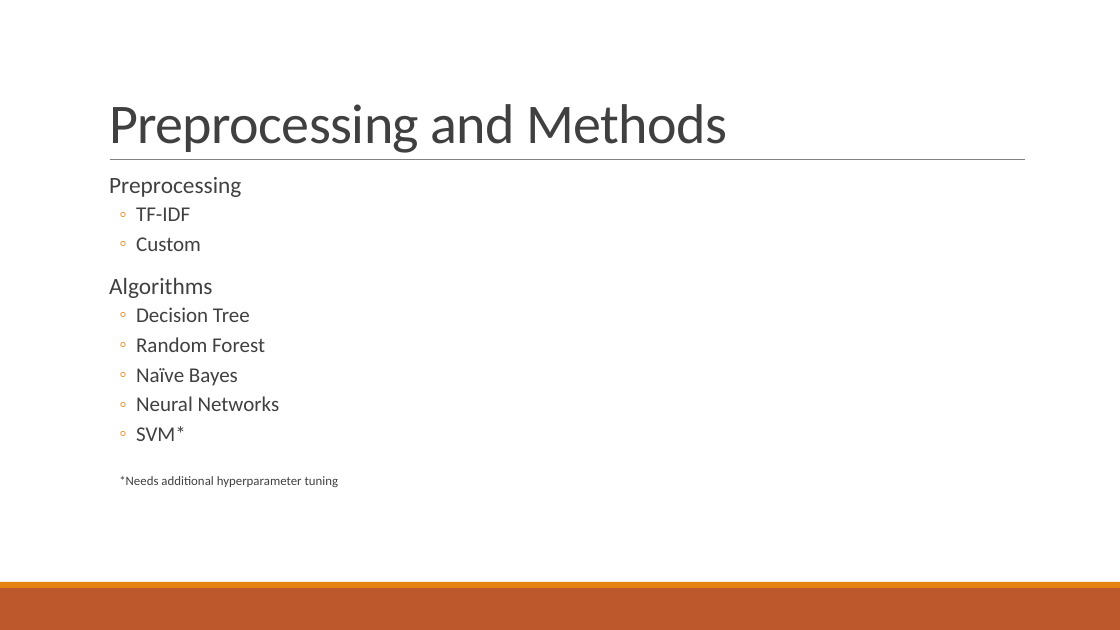
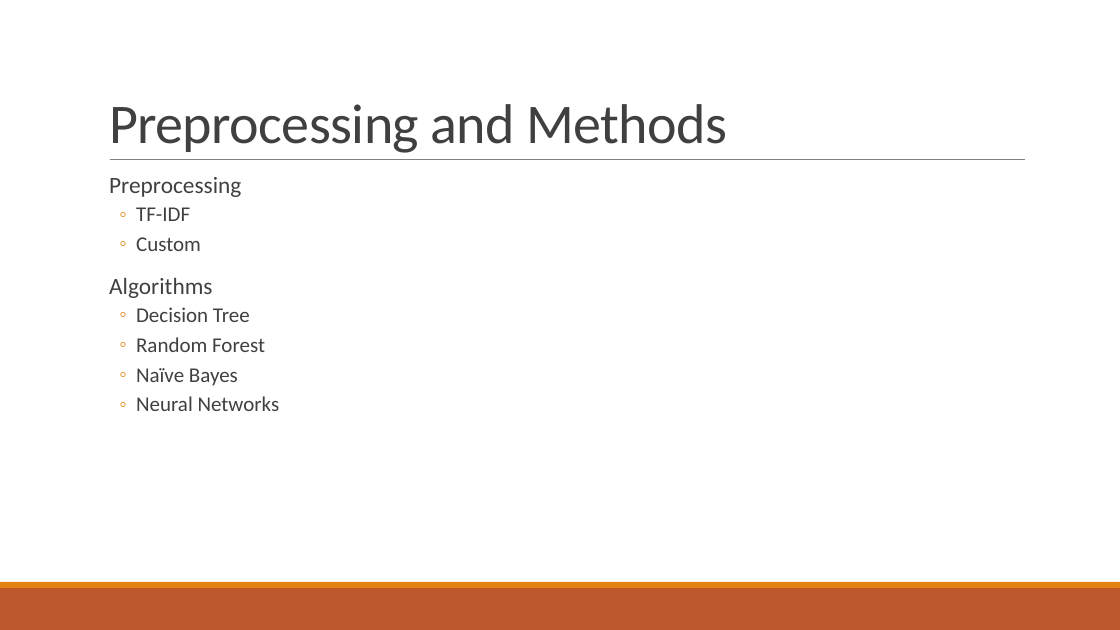
Before and after one commit to Sounzgudlowd1/CS583FinalProject, a slide deck: slide 2 of eoslan2_eliu23_AspectAnalysisProject.pptx. Drawn at 1120x630 pixels with LibreOffice and Linux fonts; fonts in the diff are those of the drawing. Boxes give left, top, right and bottom in pixels: in the first picture for what was removed or moved away, otherwise in the second. Text is boxed around its words. In the diff, an @@ line names an element or a change of style, - is before the commit and + after.

Commit message:
Adjusted data input and crude hyper parameter tuning for svm

```diff
--- a/eoslan2_eliu23_AspectAnalysisProject.pptx
+++ b/eoslan2_eliu23_AspectAnalysisProject.pptx
@@ text at [119,426,339,487]: paragraphs removed @@
-  ◦ SVM*
-  *Needs additional hyperparameter tuning
```
Also in this commit, not shown: 1 other slide changed, 1 slide added, 7 other files.
